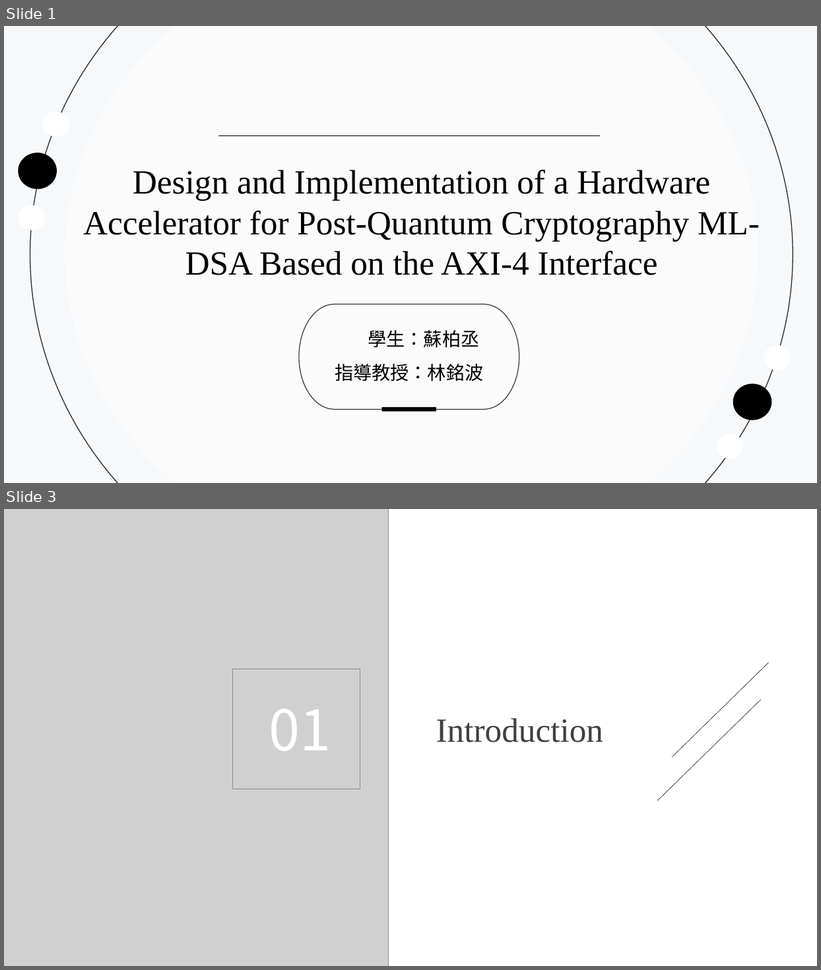
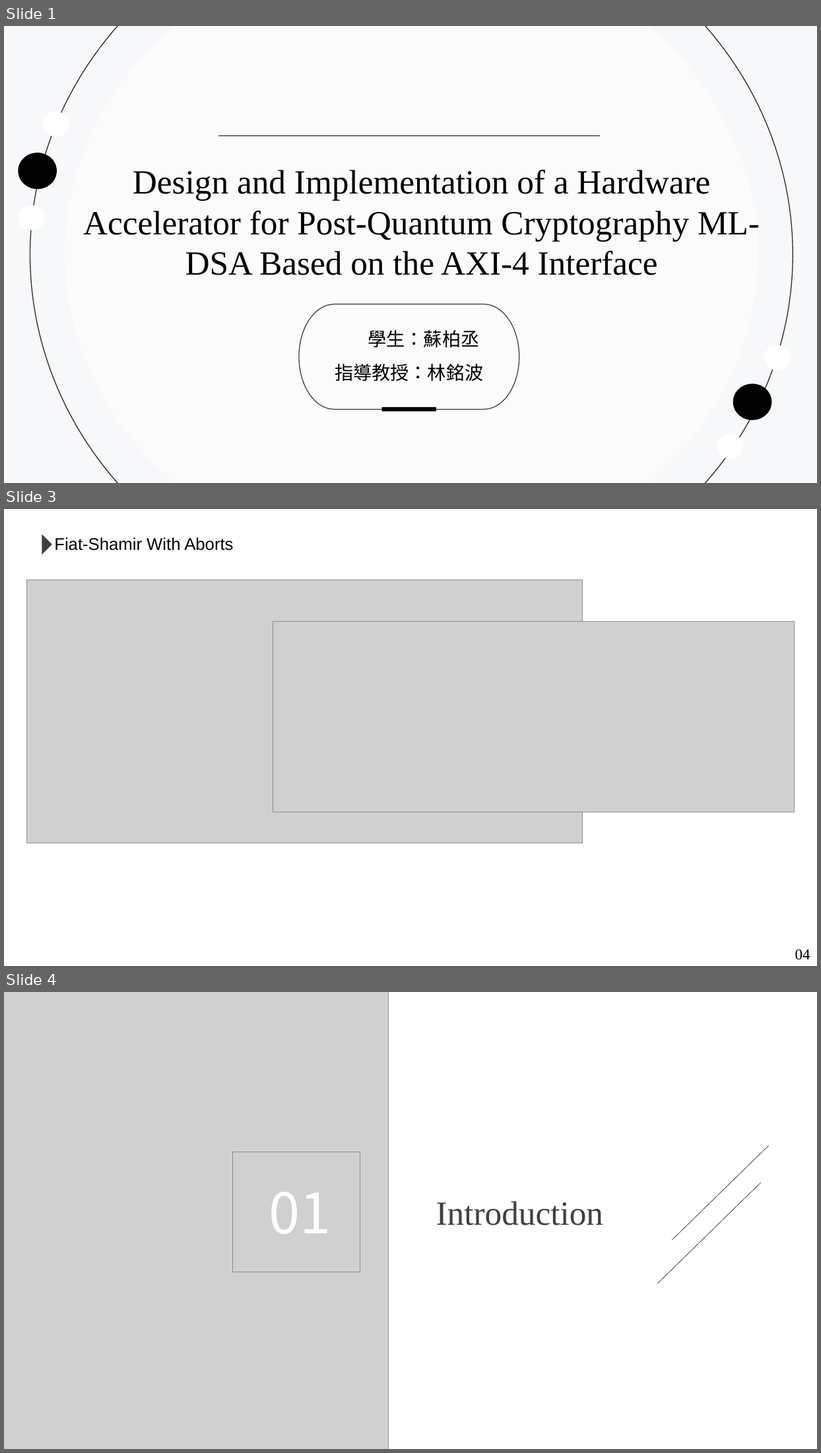
Before and after one commit to Fossum2523/ML_DSA, a slide deck: meeting/NIST_204_ML_DSA_10_08.pptx. Shown one above the other, each under a label of ours: slides 1 and 3 before the commit, slides 1, 3 and 4 after it; the slides between them are not shown. The pictures are 821x970 and 821x1453 pixels, drawn with LibreOffice and Linux fonts; fonts in the diff are those of the drawing; grey boxes stand for pictures. Boxes give left, top, right and bottom in pixels: in the first picture for what was removed or moved away, otherwise in the second. Text is boxed around its words. In the diff, an @@ line names an element or a change of style, - is before the commit and + after.

```diff
--- a/meeting/NIST_204_ML_DSA_10_08.pptx
+++ b/meeting/NIST_204_ML_DSA_10_08.pptx
@@ slide 3 added at [4,509,817,966], background #FFFFFF @@
@@ rectangle added at [4,509,817,966], fill #FFFFFF @@
@@ triangle added at [42,535,52,555], fill #3F3F3F @@
@@ text added at [54,537,233,551], 20 pt, text #000000 @@
+Fiat-Shamir With Aborts
@@ picture added at [27,580,583,843] @@
@@ picture added at [273,622,794,813] @@
@@ text added at [795,949,811,960], 18 pt, text #000000 @@
+04
@@ what was slide 3 is now slide 4 @@
```
Also in this commit, not shown: 1 slide changed, 1 other file.
